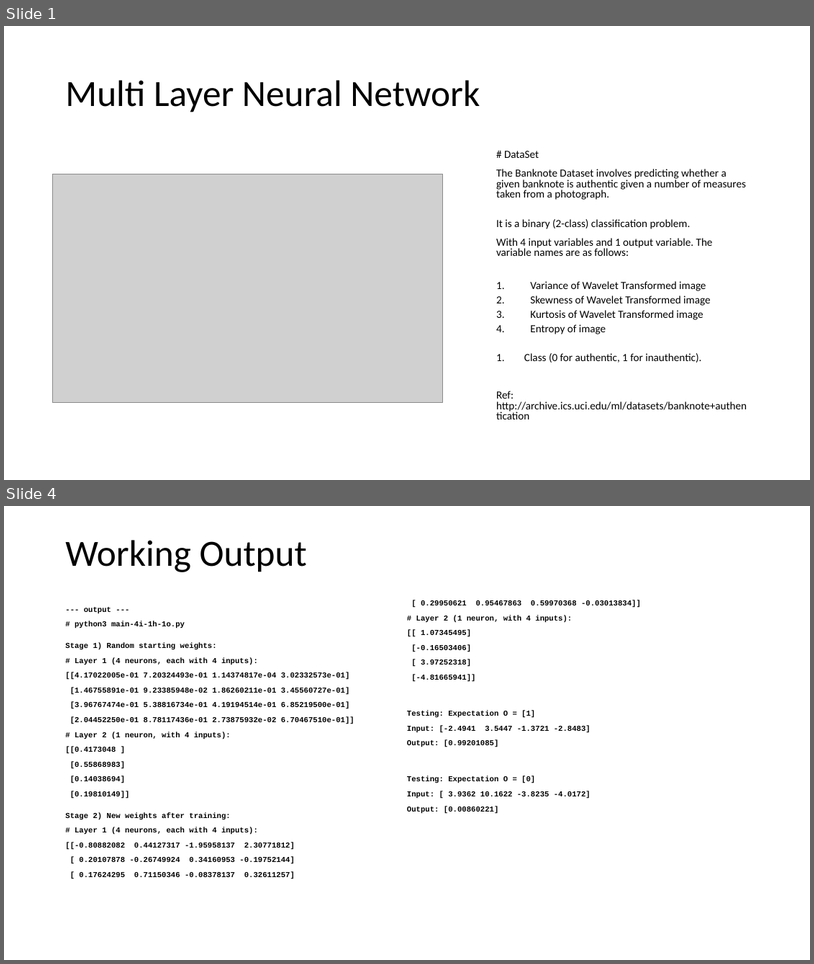
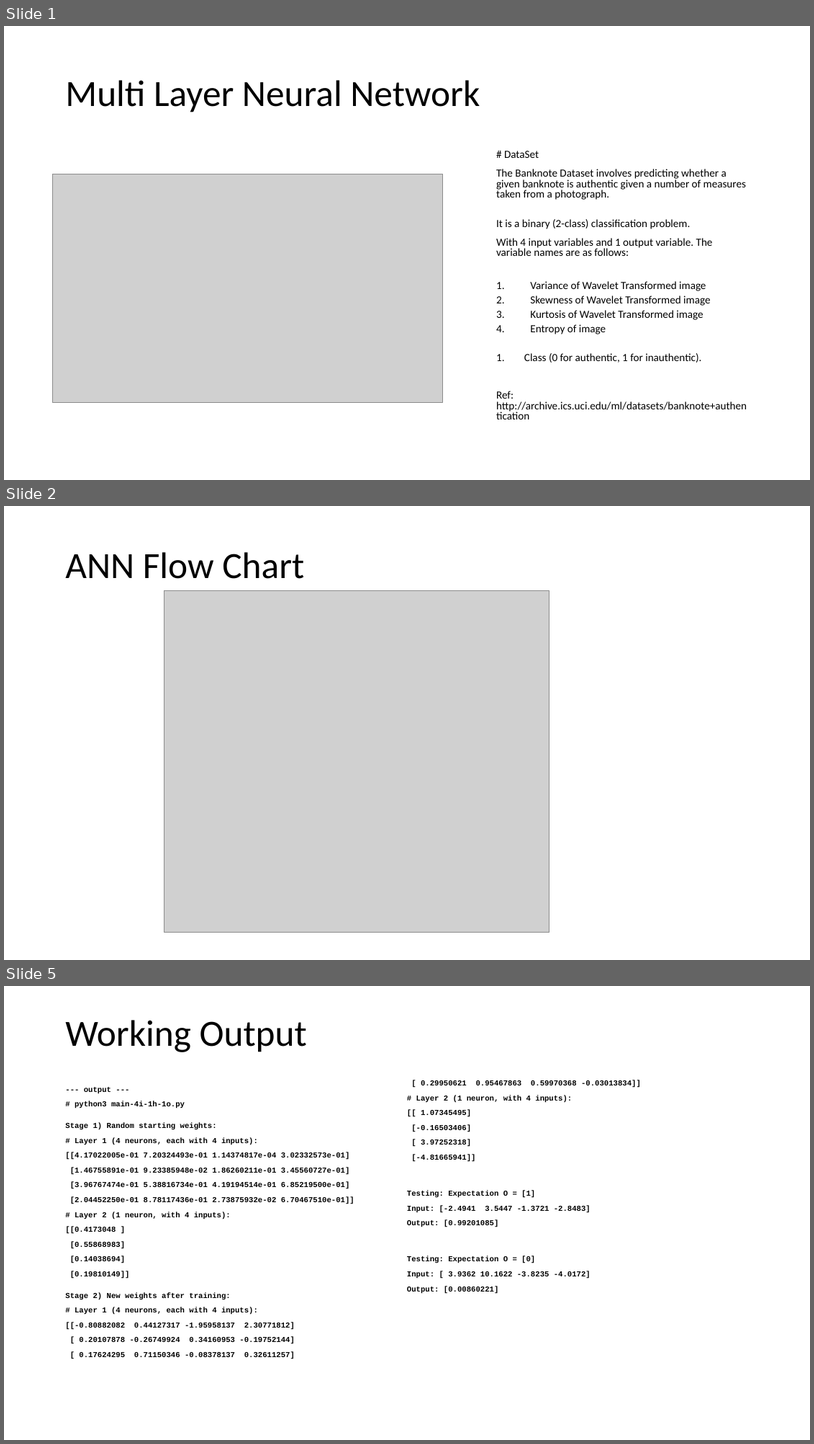
Before and after one commit to cce-iisc-ml-2020/ann, a slide deck: ANN Presentation.pptx. Shown one above the other, each under a label of ours: slides 1 and 4 before the commit, slides 1, 2 and 5 after it; the slides between them are not shown. The pictures are 814x964 and 814x1444 pixels, drawn with LibreOffice and Linux fonts; fonts in the diff are those of the drawing; grey boxes stand for pictures. Boxes give left, top, right and bottom in pixels: in the first picture for what was removed or moved away, otherwise in the second. Text is boxed around its words. In the diff, an @@ line names an element or a change of style, - is before the commit and + after.

```diff
--- a/ANN Presentation.pptx
+++ b/ANN Presentation.pptx
@@ slide 2 added at bbox=[4, 506, 810, 960], background #FFFFFF @@
@@ title added at bbox=[65, 552, 304, 579], 44 pt, text #000000 @@
+ANN Flow Chart
@@ picture added at bbox=[165, 591, 550, 932] @@
@@ what was slide 4 is now slide 5 @@
```
Also in this commit, not shown: 3 slides changed, 2 slides removed, 1 other file.
